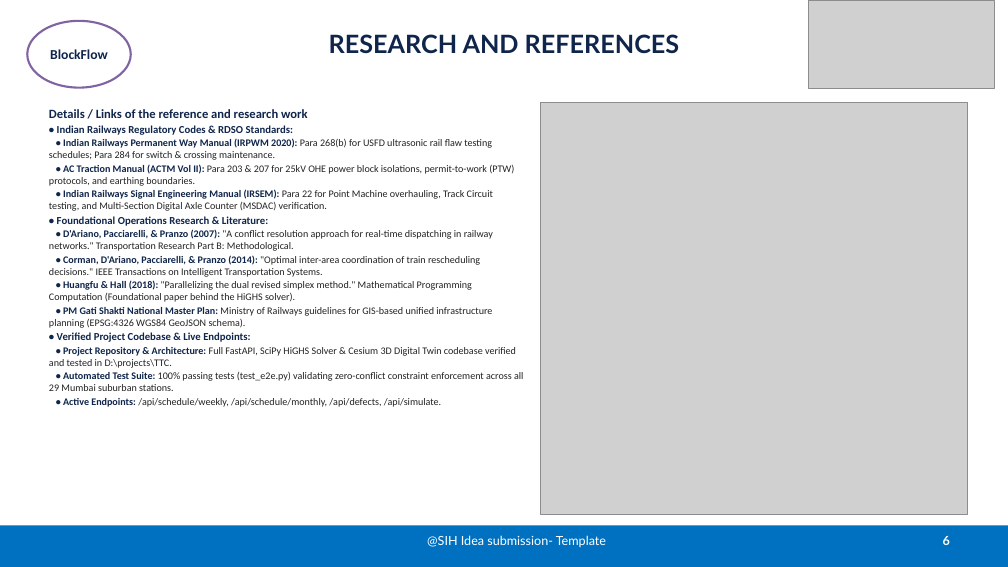
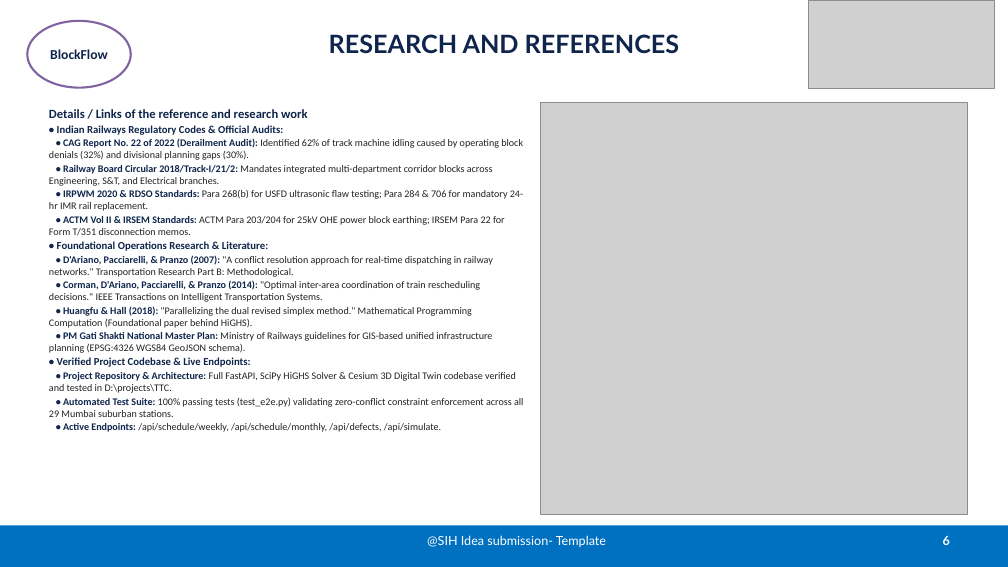
Before and after one commit to Shourya3113/SatQuery-AI-SIH-26, a slide deck: slide 6 of SIH2026-027 PS.pptx. Drawn at 1008x567 pixels with LibreOffice and Linux fonts; fonts in the diff are those of the drawing; grey boxes stand for pictures. Boxes give left, top, right and bottom in pixels: in the first picture for what was removed or moved away, otherwise in the second. Text is boxed around its words. In the diff, an @@ line names an element or a change of style, - is before the commit and + after.

```diff
--- a/SIH2026-027 PS.pptx
+++ b/SIH2026-027 PS.pptx
@@ text at [49, 125, 523, 236]: text changed @@
-• Indian Railways Regulatory Codes & RDSO Standards:
-• Indian Railways Permanent Way Manual (IRPWM 2020): Para 268(b) for USFD ultrasonic rail flaw testing schedules; Para 284 for switch & crossing maintenance.
-• AC Traction Manual (ACTM Vol II): Para 203 & 207 for 25kV OHE power block isolations, permit-to-work (PTW) protocols, and earthing boundaries.
-• Indian Railways Signal Engineering Manual (IRSEM): Para 22 for Point Machine overhauling, Track Circuit testing, and Multi-Section Digital Axle Counter (MSDAC) verification.
+• Indian Railways Regulatory Codes & Official Audits:
+• CAG Report No. 22 of 2022 (Derailment Audit): Identified 62% of track machine idling caused by operating block denials (32%) and divisional planning gaps (30%).
+• Railway Board Circular 2018/Track-I/21/2: Mandates integrated multi-department corridor blocks across Engineering, S&T, and Electrical branches.
+• IRPWM 2020 & RDSO Standards: Para 268(b) for USFD ultrasonic flaw testing; Para 284 & 706 for mandatory 24-hr IMR rail replacement.
+• ACTM Vol II & IRSEM Standards: ACTM Para 203/204 for 25kV OHE power block earthing; IRSEM Para 22 for Form T/351 disconnection memos.
@@ text at [49, 306, 472, 328]: text changed @@
-• Huangfu & Hall (2018): "Parallelizing the dual revised simplex method." Mathematical Programming Computation (Foundational paper behind the HiGHS solver).
+• Huangfu & Hall (2018): "Parallelizing the dual revised simplex method." Mathematical Programming Computation (Foundational paper behind HiGHS).
```
Also in this commit, not shown: 18 other files.
